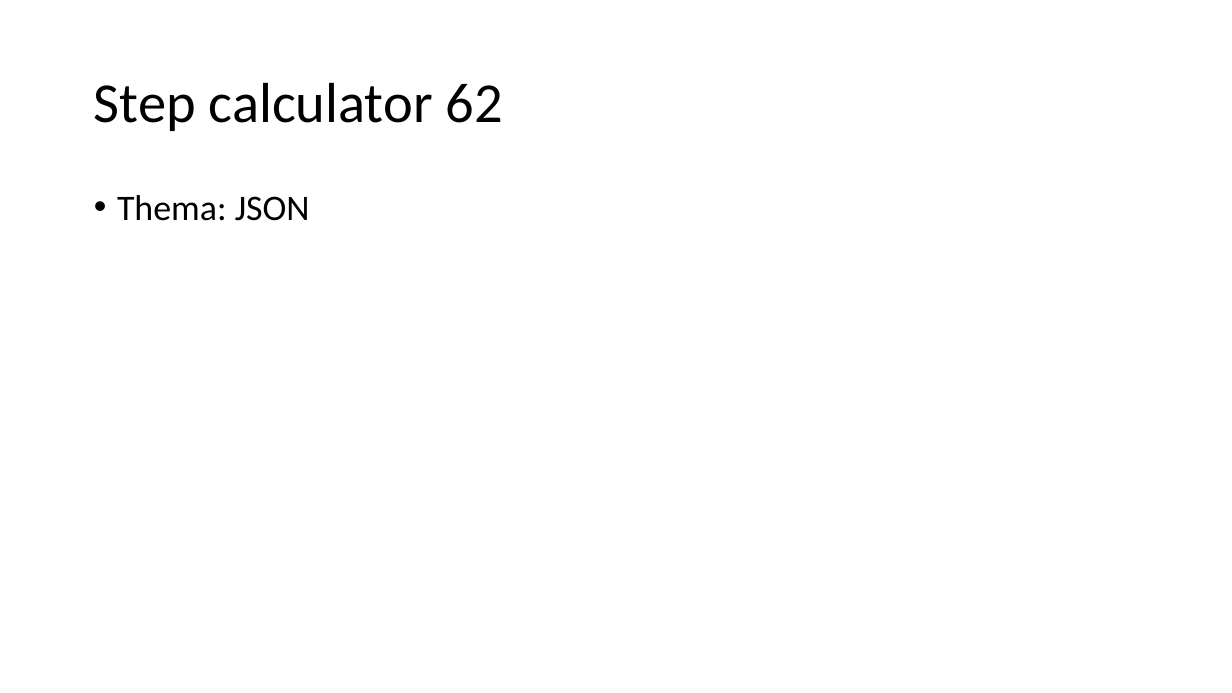
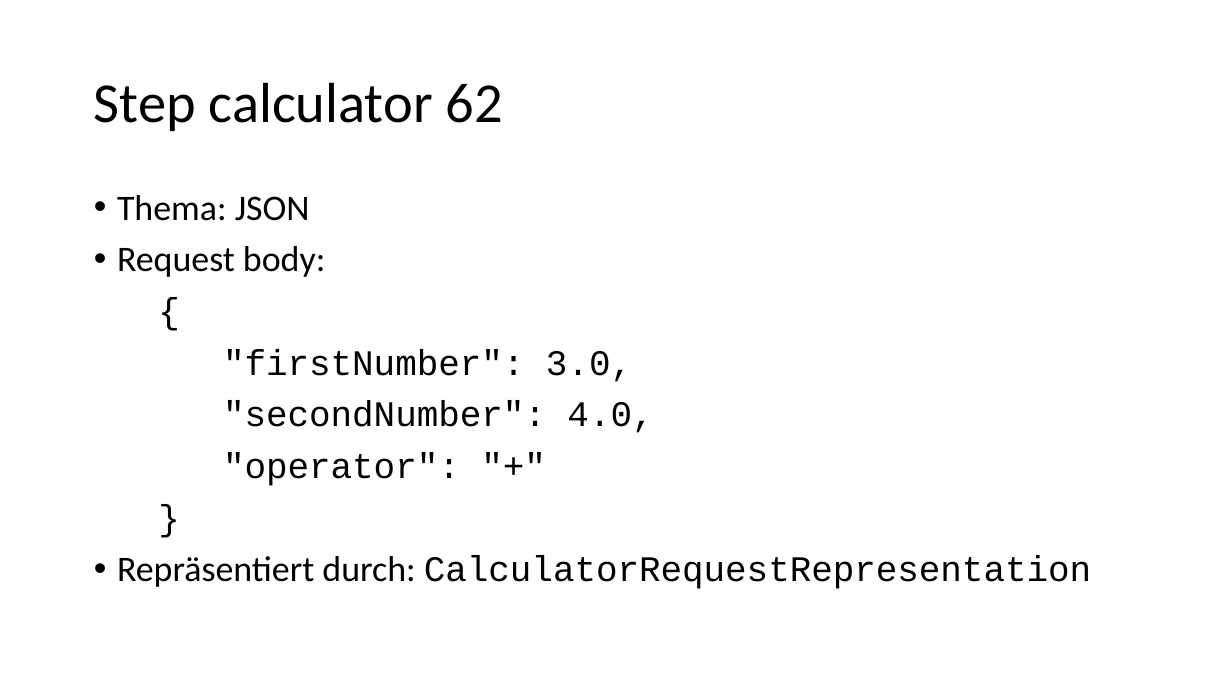
Before and after one commit to igeldo/PR4-SoSe23, a slide deck: slide 43 of Java-Starter.pptx (slide 44 before the commit). Drawn at 1232x693 pixels with LibreOffice and Linux fonts; fonts in the diff are those of the drawing. Boxes give left, top, right and bottom in pixels: in the first picture for what was removed or moved away, otherwise in the second. Text is boxed around its words. In the diff, an @@ line names an element or a change of style, - is before the commit and + after.

```diff
--- a/Java-Starter.pptx
+++ b/Java-Starter.pptx
@@ text at [117,246,1091,589]: paragraphs added @@
+• Request body:
+{
+"firstNumber": 3.0,
+"secondNumber": 4.0,
+"operator": "+"
+}
+• Repräsentiert durch: CalculatorRequestRepresentation
```
Also in this commit, not shown: 3 other slides changed, 6 slides added.
